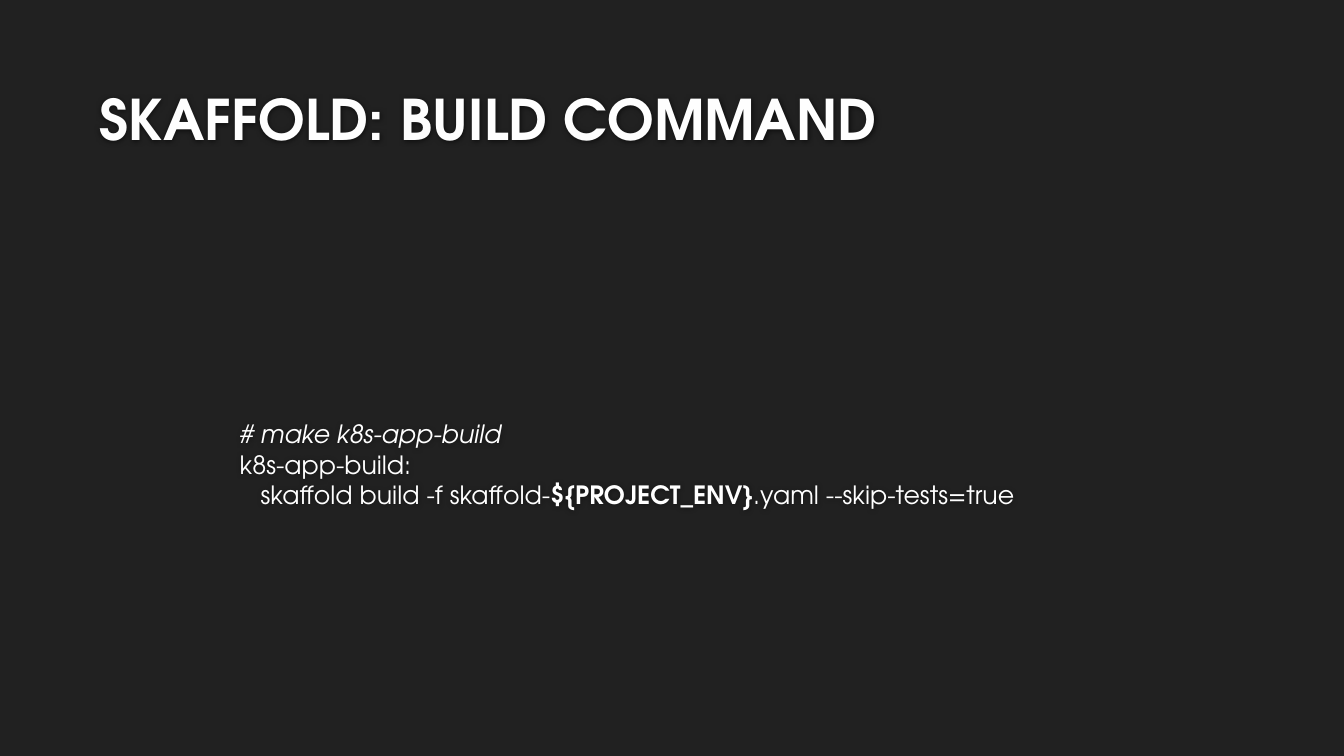
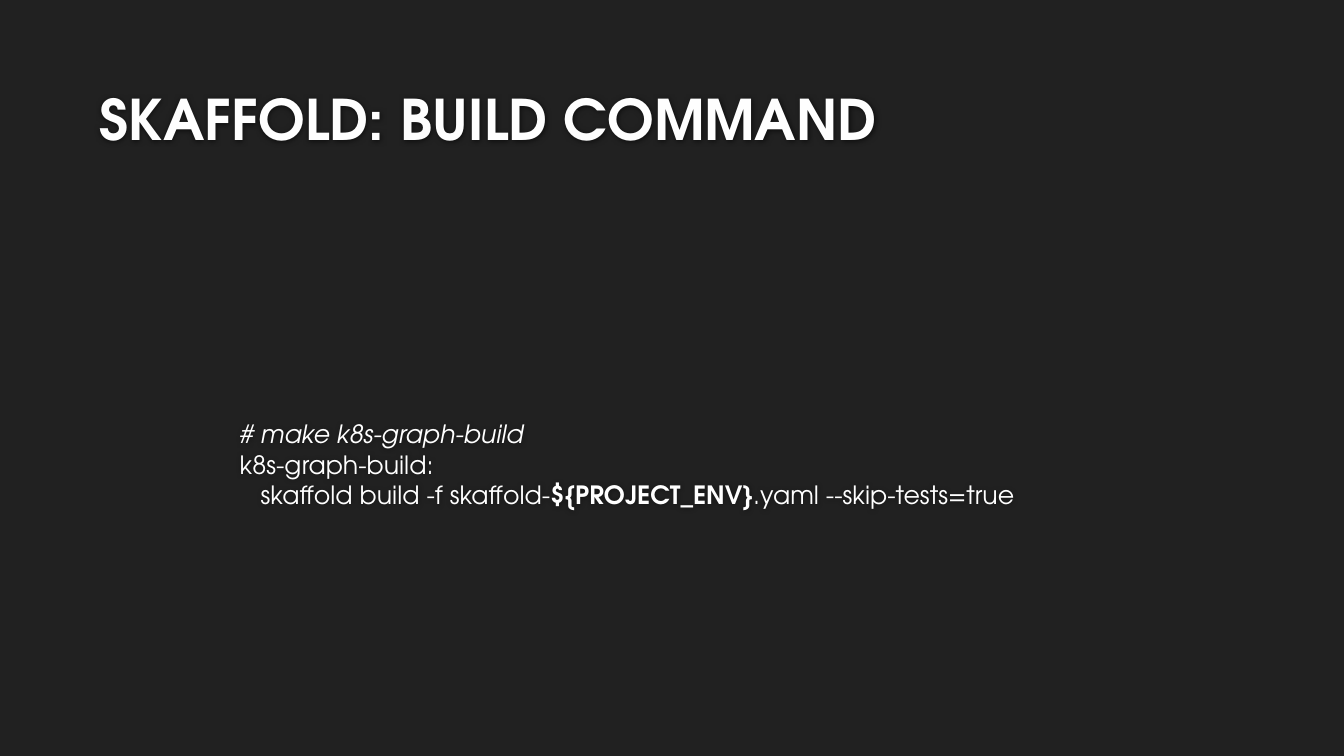
Before and after one commit to bluetechy/NodeJS-Project, a slide deck: slide 9 of Kubernetes Workshop.pptx. Drawn at 1344x756 pixels with LibreOffice and Linux fonts; fonts in the diff are those of the drawing; background and template pictures are left out. Boxes give left, top, right and bottom in pixels: in the first picture for what was removed or moved away, otherwise in the second. Text is boxed around its words. In the diff, an @@ line names an element or a change of style, - is before the commit and + after.

Commit message:
Updating commands.

```diff
--- a/Kubernetes Workshop.pptx
+++ b/Kubernetes Workshop.pptx
@@ text at (240,424,1014,510): text changed @@
-# make k8s-app-build
-k8s-app-build:
-skaffold build -f skaffold-${PROJECT_ENV}.yaml --skip-tests=true
+# make k8s-graph-build
+k8s-graph-build:
+skaffold build -f skaffold-${PROJECT_ENV}.yaml --skip-tests=true
```
Also in this commit, not shown: 2 other slides changed, 2 other files.
